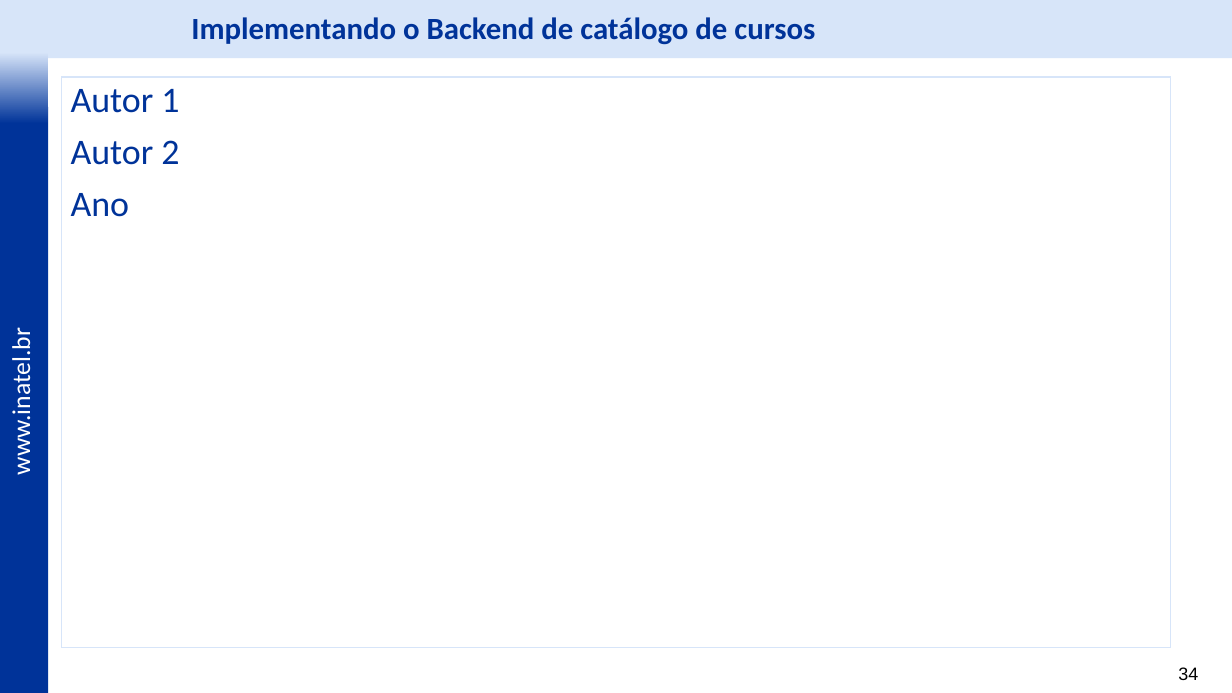
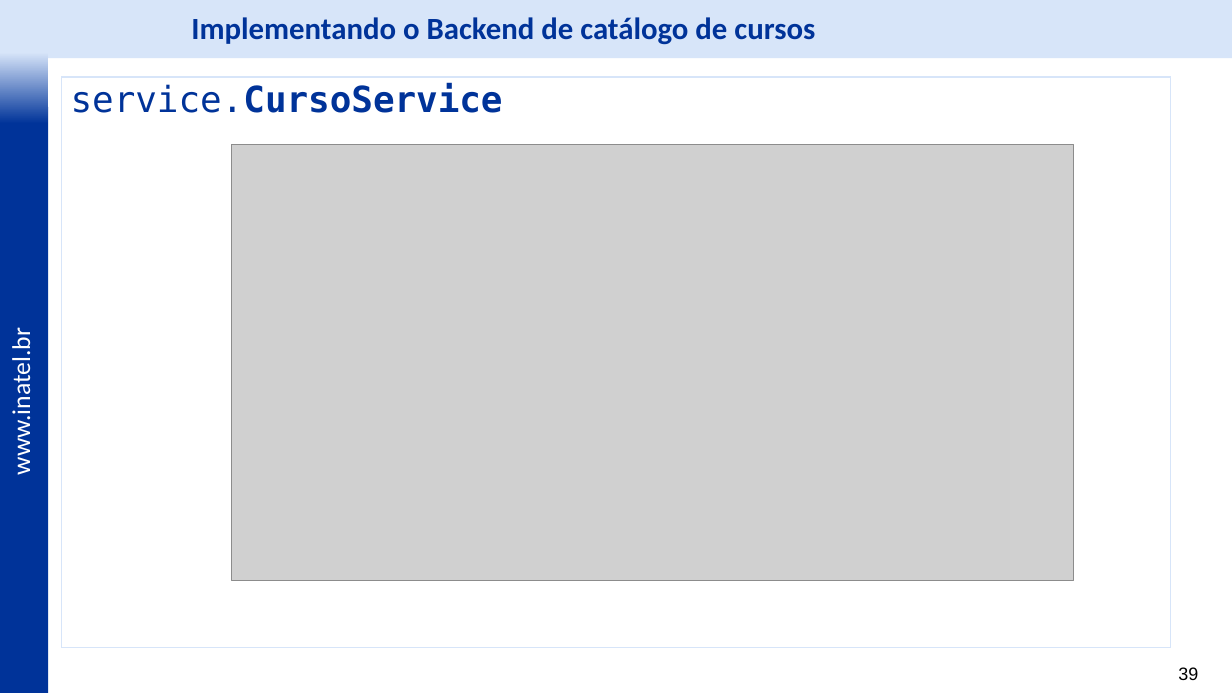
Before and after one commit to vitor-figueiredo/MyRestAPI, a slide deck: slide 39 of docs/Laboratório - REST - v2.pptx (slide 34 before the commit). Drawn at 1232x693 pixels with LibreOffice and Linux fonts; fonts in the diff are those of the drawing; grey boxes stand for pictures; background and template pictures are left out. Boxes give left, top, right and bottom in pixels: in the first picture for what was removed or moved away, otherwise in the second. Text is boxed around its words. In the diff, an @@ line names an element or a change of style, - is before the commit and + after.

```diff
--- a/docs/Laboratório - REST - v2.pptx
+++ b/docs/Laboratório - REST - v2.pptx
@@ text in rectangle at bbox=[71, 83, 503, 113]: text changed; font Calibri to DejaVu Sans Mono; bold on @@
-Autor 1
-Autor 2
-Ano
+service.CursoService
@@ picture added at bbox=[232, 144, 1074, 580] @@
@@ page number at bbox=[1178, 667, 1198, 680]: text changed @@
-34
+39
```
Also in this commit, not shown: 15 other slides changed, 30 slides added, 8 slides removed, 12 other files.
